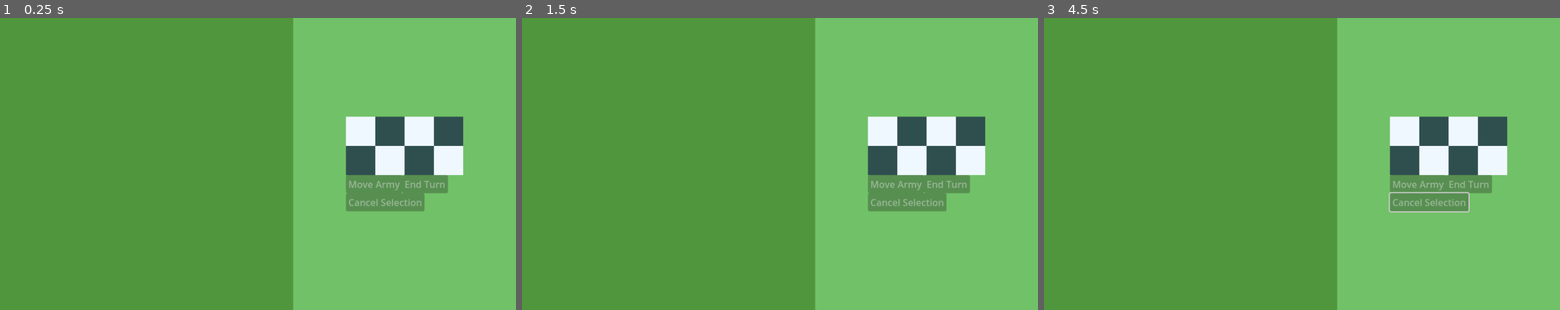
Above: before the commit, frames 1-3 (left to right).
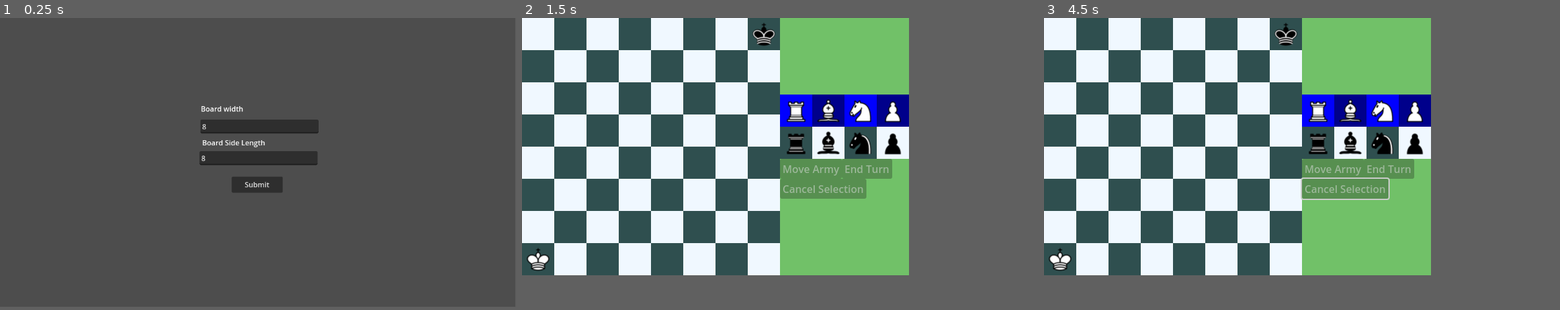
Above: after the commit, the same moments.

Repository: holerton/not-chess
Game: Godot game, scene res://scenes/start_menu.tscn
Two runs of this game, one before a commit and one after it. Both use one fixed random seed, a clock stepped at 60 frames per second and the inputs below. Before the commit the project starts from res://scenes/gui.tscn.
Inputs (mouse positions are in pixels of both pictures, inside the frame that each line leads up to):
- Up to frame 1 (0.25 s): no input
- Up to frame 2 (1.5 s): click (780, 187) at 0.5 s, where only the run after the commit has a clickable "Submit"; tap Enter at 1.25 s; move the mouse to (893, 149) at 1.27 s; click (893, 149) at 1.42 s
- Up to frame 3 (4.5 s): tap Space at 2, 3.5 s; move the mouse to (1198, 178) at 2.02 s; click (1198, 178) at 2.17 s; tap Enter at 2.75, 4.25 s; move the mouse to (1353, 99) at 2.77 s; click (1353, 99) at 2.92 s; move the mouse to (1276, 222) at 3.52 s; click (1276, 222) at 3.67 s; move the mouse to (1456, 207) at 4.27 s; click (1456, 207) at 4.42 s
In our replay, in frame 1 the window is 800x454 before the commit and 799x449 after it. These sizes can differ from the game's own. Grey fills any space a smaller window leaves; there, only what the larger window draws over its background counts as a difference.

The runs differ from the first frame. In frame 1, 99% of the frame differs, in the area x 0-100%, y 0-100%; in frame 2, 67%; in frame 3, 67%.
Error before the commit: Parse Error: Identifier "Global" not declared in the current scope. (res://scripts/pieces/BasePiece.gd:52)

Commit message:
Adding start menu

Diff:
--- a/project.godot
+++ b/project.godot
@@ -11,14 +11,13 @@
 [application]
 
 config/name="Not-Chess"
-run/main_scene="res://scenes/gui.tscn"
+run/main_scene="res://scenes/start_menu.tscn"
 config/features=PackedStringArray("4.2", "Forward Plus")
 config/icon="res://icon.svg"
 
-[display]
+[autoload]
 
-window/size/viewport_width=880
-window/size/viewport_height=500
+Global="*res://scripts/global.gd"
 
 [input]
 
--- a/scenes/gui.tscn
+++ b/scenes/gui.tscn
@@ -6,32 +6,20 @@
 
 [node name="GUI" type="Control"]
 layout_mode = 3
-anchors_preset = 15
-anchor_right = 1.0
-anchor_bottom = 1.0
-grow_horizontal = 2
-grow_vertical = 2
+anchors_preset = 0
 script = ExtResource("1_7n50s")
 
 [node name="ChessboardRect" type="ColorRect" parent="."]
-custom_minimum_size = Vector2(500, 500)
 layout_mode = 0
-offset_right = 40.0
-offset_bottom = 40.0
 color = Color(0.313726, 0.588235, 0.239216, 1)
 
 [node name="Chessboard" type="FlowContainer" parent="ChessboardRect"]
-custom_minimum_size = Vector2(400, 400)
 layout_mode = 1
 anchors_preset = 8
 anchor_left = 0.5
 anchor_top = 0.5
 anchor_right = 0.5
 anchor_bottom = 0.5
-offset_left = -200.0
-offset_top = -200.0
-offset_right = 200.0
-offset_bottom = 200.0
 grow_horizontal = 2
 grow_vertical = 2
 theme_override_constants/h_separation = 0
@@ -39,18 +27,7 @@
 script = ExtResource("1_k8s6e")
 
 [node name="LeftRect" type="ColorRect" parent="."]
-custom_minimum_size = Vector2(380, 500)
-layout_mode = 1
-anchors_preset = 6
-anchor_left = 1.0
-anchor_top = 0.5
-anchor_right = 1.0
-anchor_bottom = 0.5
-offset_left = -380.0
-offset_top = -250.0
-offset_bottom = 250.0
-grow_horizontal = 0
-grow_vertical = 2
+layout_mode = 0
 color = Color(0.443137, 0.756863, 0.407843, 1)
 
 [node name="PieceSpawner" type="FlowContainer" parent="LeftRect"]
--- /dev/null
+++ b/scenes/start_menu.tscn
@@ -0,0 +1,63 @@
+[gd_scene load_steps=4 format=3 uid="uid://cxnt1jumsiimc"]
+
+[ext_resource type="Script" path="res://scripts/start menu/start_menu.gd" id="1_acytp"]
+[ext_resource type="Script" path="res://scripts/start menu/Width.gd" id="1_t72cm"]
+[ext_resource type="Script" path="res://scripts/start menu/Height.gd" id="2_l0tx8"]
+
+[node name="StartMenu" type="Control"]
+layout_mode = 3
+anchors_preset = 8
+anchor_left = 0.5
+anchor_top = 0.5
+anchor_right = 0.5
+anchor_bottom = 0.5
+grow_horizontal = 2
+grow_vertical = 2
+script = ExtResource("1_acytp")
+metadata/_edit_use_anchors_ = true
+
+[node name="Width" type="LineEdit" parent="."]
+layout_mode = 0
+offset_left = -128.0
+offset_top = -96.0
+offset_right = 136.0
+offset_bottom = -65.0
+text = "8"
+placeholder_text = "8"
+script = ExtResource("1_t72cm")
+
+[node name="Height" type="LineEdit" parent="."]
+layout_mode = 0
+offset_left = -130.0
+offset_top = -25.0
+offset_right = 134.0
+offset_bottom = 6.0
+text = "8"
+placeholder_text = "8"
+script = ExtResource("2_l0tx8")
+
+[node name="Submit" type="Button" parent="."]
+layout_mode = 0
+offset_left = -58.0
+offset_top = 32.0
+offset_right = 56.0
+offset_bottom = 68.0
+text = "Submit"
+
+[node name="WidthLabel" type="Label" parent="."]
+layout_mode = 0
+offset_left = -127.0
+offset_top = -132.0
+offset_right = -87.0
+offset_bottom = -109.0
+text = "Board width"
+
+[node name="HeightLabel" type="Label" parent="."]
+layout_mode = 0
+offset_left = -124.0
+offset_top = -56.0
+offset_right = -29.0
+offset_bottom = -33.0
+text = "Board Side Length"
+
+[connection signal="pressed" from="Submit" to="." method="_on_submit_pressed"]
--- a/scripts/Game.gd
+++ b/scripts/Game.gd
@@ -19,11 +19,24 @@
 ## Prepares the game: creates two players and sets up Board and PieceSpawner
 ## After that calls method start_turn to begin the game
 func _ready():
+
+	var total_size = Vector2(Global.board_width * Global.tile_size * 1.5,
+	Global.board_height * Global.tile_size)
+	get_window().size = total_size
+
+	$ChessboardRect.size = Vector2(Global.board_width * Global.tile_size,
+	Global.board_height * Global.tile_size)
+
+	$LeftRect.size = Vector2(Global.board_width * Global.tile_size * 0.5,
+	Global.board_height * Global.tile_size)
+	$LeftRect.position = Vector2(total_size[0] / 1.5, 0)
+
 	players = [Player.new("black"), Player.new("white")]
 	var kings = $ChessboardRect/Chessboard.basic_setup()
 	$LeftRect/PieceSpawner.basic_setup()
 	players[0].spawn_piece(kings[1])
 	players[1].spawn_piece(kings[0])
+
 	start_turn()
 
 ## Sets the value of current_piece to piece
--- /dev/null
+++ b/scripts/global.gd
@@ -0,0 +1,5 @@
+extends Node
+
+var board_width: int = 8
+var board_height: int = 8
+var tile_size: int = 50
--- /dev/null
+++ b/scripts/start menu/Height.gd
@@ -0,0 +1 @@
+extends IntegerField
--- /dev/null
+++ b/scripts/start menu/IntegetField.gd
@@ -0,0 +1,19 @@
+extends LineEdit
+class_name IntegerField
+
+var regex = RegEx.new()
+var oldtext = ""
+
+func _ready():
+	regex.compile("^[0-9]*$")
+	text_changed.connect(_on_IntegerField_text_changed)
+
+func _on_IntegerField_text_changed(new_text):
+	if regex.search(new_text):
+		oldtext = new_text
+	else:
+		text = oldtext
+	set_caret_column(text.length())
+
+func get_value():
+	return abs(int(text))
--- /dev/null
+++ b/scripts/start menu/Width.gd
@@ -0,0 +1 @@
+extends IntegerField
--- /dev/null
+++ b/scripts/start menu/start_menu.gd
@@ -0,0 +1,9 @@
+extends Control
+
+func _on_submit_pressed():
+	var height = $Height.get_value()
+	var width = $Width.get_value()
+	if (width - height) % 2 == 0:
+		Global.board_width = width
+		Global.board_height = height
+		get_tree().change_scene_to_file("res://scenes/gui.tscn")
Not shown, added: board_initial.bmp.import
